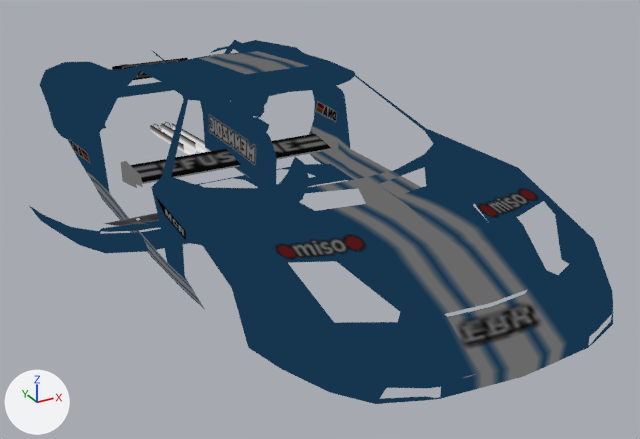
The glTF model site/public/burnout-legends-psp/models/car-MSCL_Car8.glb, before and after one commit.
One viewpoint serves both versions: a camera (50 mm lens) standing at (-2.17, -4.5, 2.01) and looking at (0.14, -0.31, -0.09). Arrows for +X, +Y and +Z are at lower left; the lights stay in place. The older version comes first. Vertices at exactly the same position are counted once.

Names of what the first picture shows: 'MSCL_Car8'.
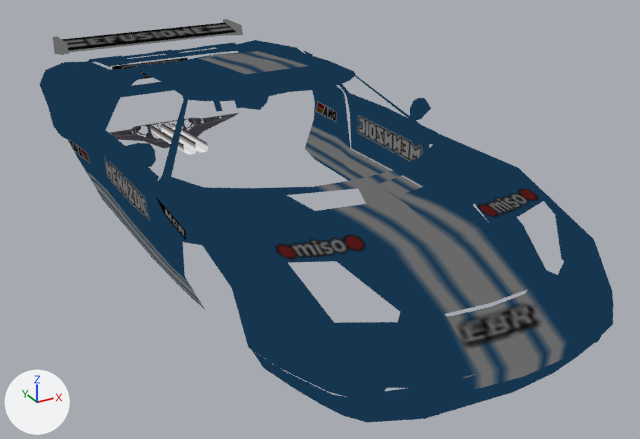
What the commit changed:
me_mscl_car8 is used by ob_mscl_car8; location (0.0, 0.0, 0.0).
me_mscl_car8 had 672 vertices, 940 faces and spanned x -1.35..0.95, y -2.25..2.23, z -0.24..0.77.
me_mscl_car8 now has 694 vertices, 948 faces and spans x -1.01..1.0, y -2.25..2.34, z -0.24..0.77.
me_mscl_car8 part 1: the loose piece of 47 vertices spanning x -1.35..0.4, y -0.18..0.53, z -0.22..0.02 is copied, and the copy is moved by (0.48, -2.07, 0.0); it spans x -0.87..0.88, y -2.25..-1.54, z -0.22..0.02.
me_mscl_car8 part 2: the loose piece of 12 vertices spanning x -0.71..-0.68, y 0.48..0.79, z -0.05..0.07 is moved by (0.0, 1.55, 0.51).
me_mscl_car8 part 3: the loose piece of 12 vertices spanning x 0.68..0.71, y 0.48..0.79, z -0.05..0.07 is moved by (0.0, 1.55, 0.51).
me_mscl_car8 part 4: the loose piece of 12 vertices spanning x -0.68..0.68, y 0.51..0.77, z 0.0..0.05 is moved by (0.0, 1.55, 0.51).
me_mscl_car8 part 5: a new loose piece of 28 vertices spanning x -0.57..0.57, y 1.51..2.23, z 0.38..0.51, in mat_material_5.
me_mscl_car8 part 6: the loose piece of 36 vertices spanning x -1.04..0.24, y -0.15..0.11, z -0.13..0.02 is deleted.
Part 7, on me_mscl_car8:
113 vertices are removed from x -1.35..0.57, y -0.18..1.26, z -0.22..0.66.
211 faces are deleted.
65 vertices in x -0.31..0.11, y 0.0..1.26, z -0.04..0.66 move by (0.89, -0.52, 0.0).
14 vertices move from x -1.06..0.49, y -0.05..1.15, z -0.2..0.62 to x -1.01..-0.09, y -0.41..1.77, z -0.24..0.66.
90 vertices are added at x -1.01..0.89, y -0.52..2.03, z -0.24..0.66.
6 new vertices lie (0.0, 0.04, 0.0) away from vertices in x -0.9..0.14, y -0.52..1.97, z -0.11..0.31.
26 new faces join them, mat_material_1.
105 new faces join them, mat_material_2.
51 new faces join them, mat_material_4.
me_mscl_car8 part 8: 2 faces spanning x -1.01..-0.88, y -0.17..-0.1, z 0.4..0.51 switch from mat_material_3 to mat_material_2.

Where the change shows, as pixel boxes (x1, y1, x2, y2) in the pictures (640 x 439 px; the box of a moved part takes in the faces that stretch with it):
'MSCL_Car8', reshaped (11% taller)
    before: (30, 40, 613, 404)
    after: (40, 19, 614, 423)
part 1 of me_mscl_car8, added
    after: (252, 261, 614, 423)
part 2 of me_mscl_car8, moved or reshaped
    before: (121, 161, 143, 188)
    after: (53, 36, 69, 55)
part 3 of me_mscl_car8, moved or reshaped
    before: (313, 129, 339, 152)
    after: (223, 19, 243, 35)
part 4 of me_mscl_car8, moved or reshaped
    before: (131, 134, 331, 184)
    after: (62, 23, 236, 52)
part 5 of me_mscl_car8, added (blue)
    after: (87, 43, 248, 67)
part 6 of me_mscl_car8, deleted
    before: (104, 213, 160, 228)
part 7 of me_mscl_car8, moved or reshaped
    before: (30, 40, 354, 253)
    after: (97, 51, 437, 263)
part 8 of me_mscl_car8, recoloured
    before: (105, 243, 147, 253)
